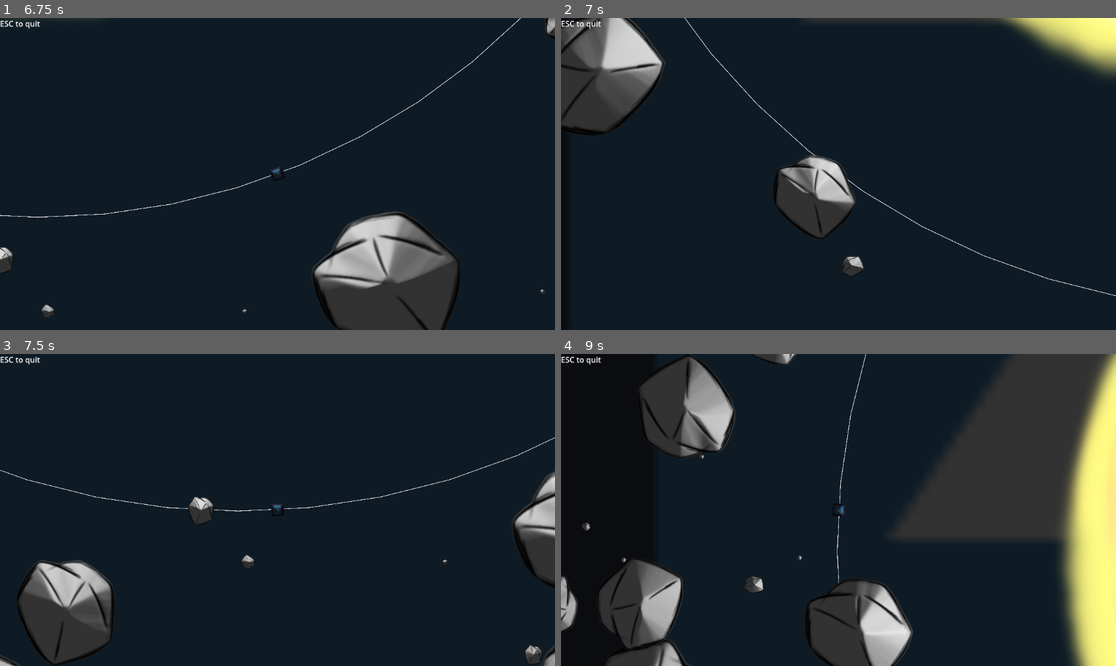
Above: before the commit, frames 1-4 (two rows, left to right).
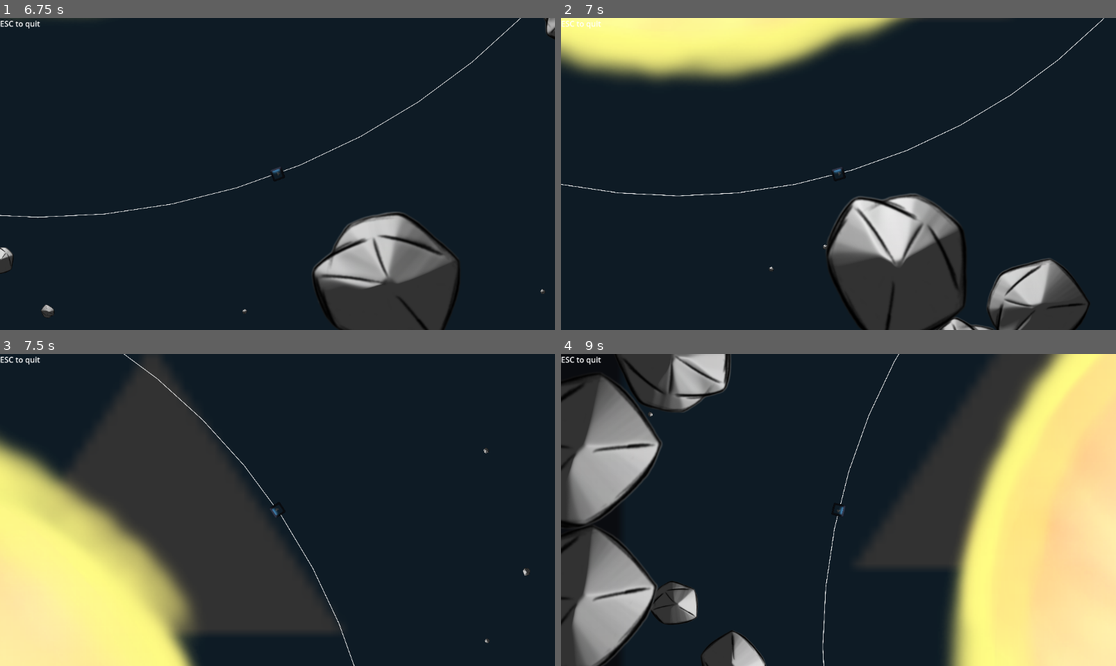
Above: after the commit, the same moments.

Repository: Aroweeri/gmtk2025
Game: Godot game, scene res://scenes/Main.tscn
Same seed, same stepped clock (60 frames per second), same inputs: the game is played once before the commit and once after it. The engine's default icon, where the game draws it, is replaced by a stand-in: a white triangle on a blue panel in a dark square.
Inputs:
- Up to frame 1 (6.75 s): hold 1 (zoom1) 0.53-1.28 s; hold Up (ui_up) 0.53-2.03 s; tap one key every 1.5 s from 1.35 s: 2 (zoom2) 1 (zoom1) 3 (zoom3) 2 (zoom2); hold 3 (zoom3) 2.03-2.78 s; hold Down (ui_down) 2.03-4.28 s; hold 2 (zoom2) 3.53-4.28 s; hold Up (ui_up) from 4.28 s (still down); hold 1 (zoom1) 5.03-5.78 s; hold 3 (zoom3) from 6.53 s (still down)
- Up to frame 2 (7 s): keep holding Up (ui_up); keep holding 3 (zoom3)
- Up to frame 3 (7.5 s): keep holding Up (ui_up); release 3 (zoom3) at 7.28 s; tap 1 (zoom1) at 7.35 s
- Up to frame 4 (9 s): release Up (ui_up) at 8.03 s; hold 2 (zoom2) 8.03-8.78 s; hold Down (ui_down) from 8.03 s (still down); tap 3 (zoom3) at 8.85 s

Frame 1 is identical in both runs. In frame 2, 29% of the frame differs, in the area x 0-100%, y 0-100%; in frame 3, 39%; in frame 4, 50%.

Commit message:
Player can die and take damage. Damage sound effect.

Diff:
--- a/scenes/Main.tscn
+++ b/scenes/Main.tscn
@@ -7,6 +7,7 @@
 [ext_resource type="Script" uid="uid://bt0iktgl5e5py" path="res://scripts/player.gd" id="3_0bbpv"]
 [ext_resource type="Texture2D" uid="uid://bpd0ghj8asrp0" path="res://icon_n.png" id="5_c01mt"]
 [ext_resource type="Texture2D" uid="uid://b8lhxbmwq6pew" path="res://assets/2d_lights_and_shadows_neutral_point_light.webp" id="6_nxtc6"]
+[ext_resource type="AudioStream" uid="uid://dbjebr5jp0l12" path="res://assets/oof.ogg" id="8_jlsqs"]
 
 [sub_resource type="CanvasTexture" id="CanvasTexture_jlsqs"]
 diffuse_texture = ExtResource("1_rvslj")
@@ -66,3 +67,10 @@
 
 [node name="CanvasModulate" type="CanvasModulate" parent="."]
 color = Color(0.194349, 0.194349, 0.194349, 1)
+
+[node name="AudioStreamPlayer" type="AudioStreamPlayer" parent="."]
+stream = ExtResource("8_jlsqs")
+volume_db = -6.093
+
+[connection signal="healthLost" from="PlayerRotator/Player" to="." method="_on_player_health_lost"]
+[connection signal="playerDied" from="PlayerRotator/Player" to="." method="_on_player_player_died"]
--- a/scenes/main.gd
+++ b/scenes/main.gd
@@ -46,6 +46,10 @@
 		#add to scene so it'll be actually be visible
 		add_child(newObstacle)
 
+func _on_player_health_lost():
+	$AudioStreamPlayer.play();
+	print("Health lost.");
+
 func _input(event: InputEvent) -> void:
 	if(event.is_action_pressed("ui_cancel")): #ESC for now
 		get_tree().quit();
@@ -55,3 +59,7 @@
 func _draw() -> void:
 	var radius = $PlayerRotator/Player.position.x;
 	draw_circle(Vector2.ZERO, radius, Color.WHITE, false, 5, true)
+
+
+func _on_player_player_died() -> void:
+	get_tree().reload_current_scene();
--- a/scripts/player.gd
+++ b/scripts/player.gd
@@ -1,7 +1,11 @@
 extends Node2D
+
+signal healthLost
+signal playerDied
 
 var size=0
 var startingSize=0
+var health=5
 
 #size is equivalent to diameter
 func size_to_mass(size):
@@ -21,7 +25,11 @@
 		$StaticBody2D/CollisionShape2D.shape.radius = startingSize*(size/startingSize)
 		body.queue_free()
 	else:
-		pass;
+		health-=1
+		if(health==0):
+			playerDied.emit()
+		else:
+			healthLost.emit()
 
 func _ready() -> void:
 	startingSize = $StaticBody2D/CollisionShape2D.shape.radius
Not shown, added: assets/oof.ogg.import
Not shown: 1 places in scenes/Main.tscn that only renumber resources
Not shown, added: assets/oof.ogg
